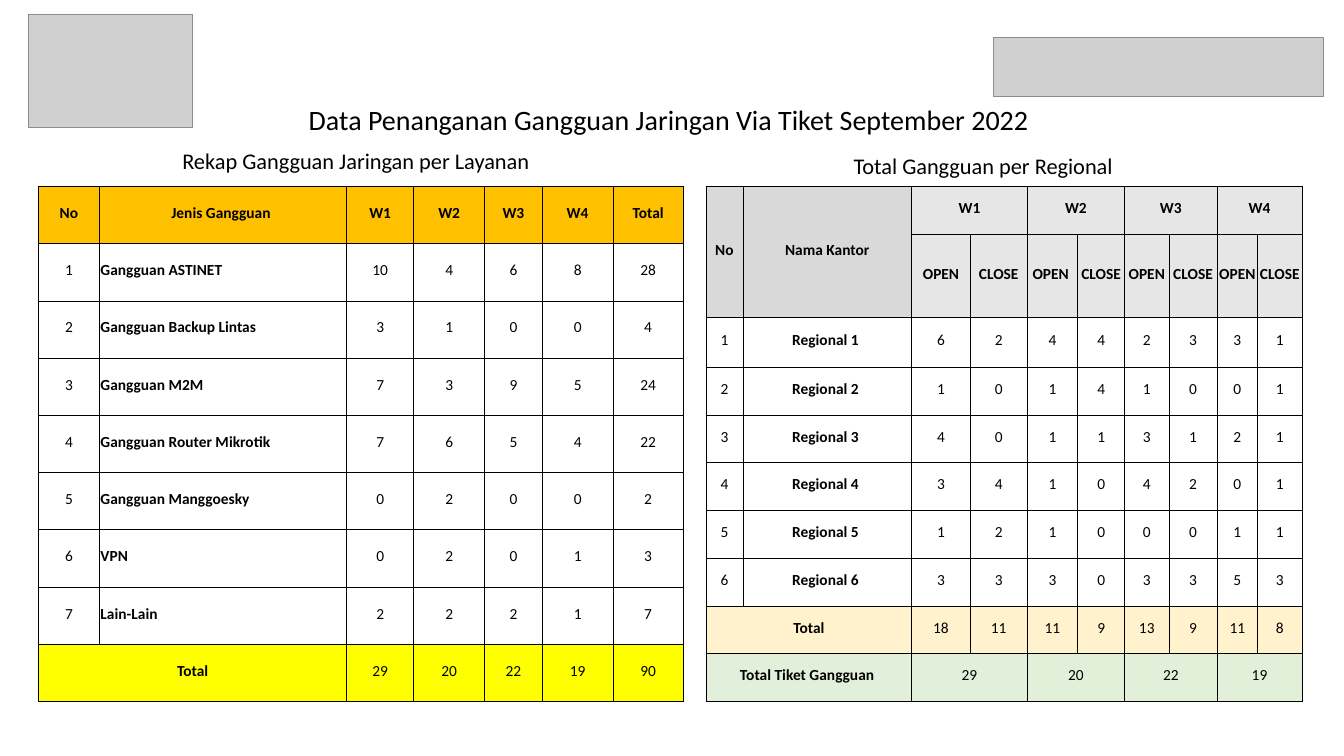
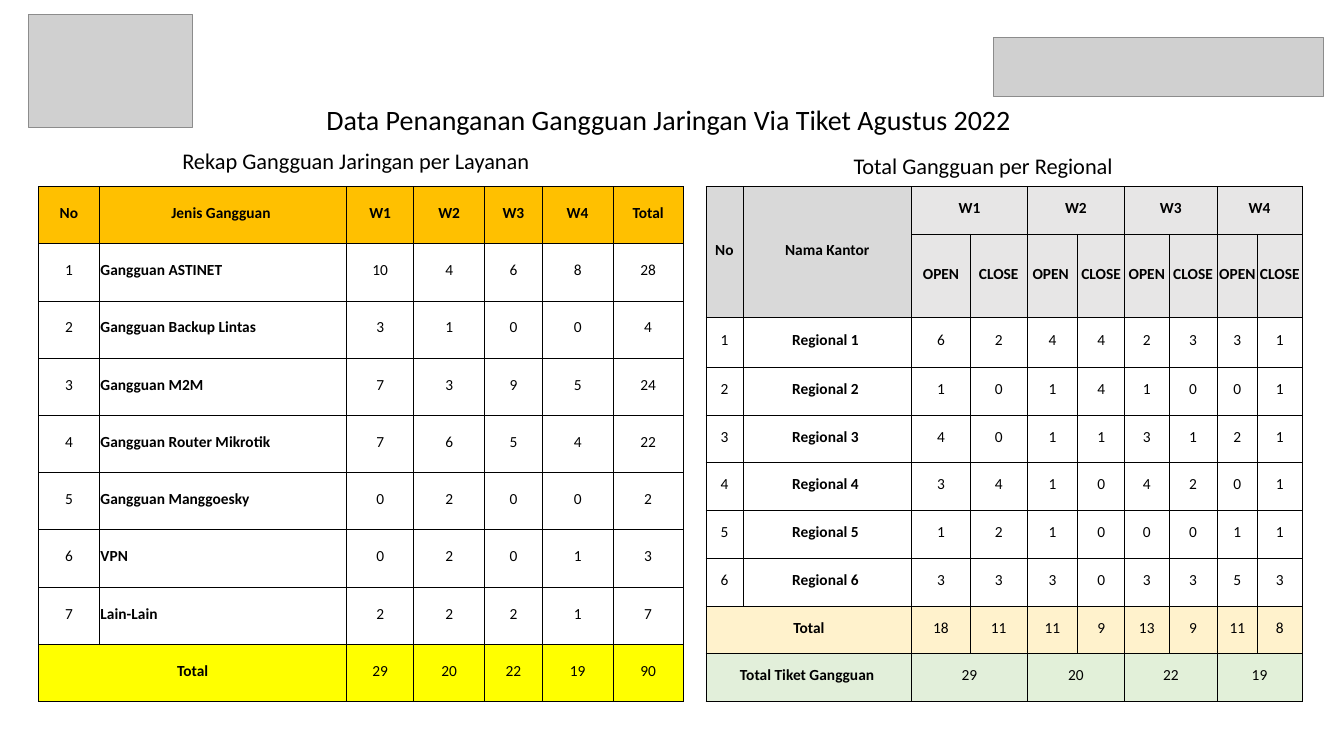
Before and after one commit to mradityae/protocp, a slide deck: slide 2 of data/LAPORAN_TIKET.pptx (slide 4 before the commit). Drawn at 1344x756 pixels with LibreOffice and Linux fonts; fonts in the diff are those of the drawing; grey boxes stand for pictures. Boxes give left, top, right and bottom in pixels: in the first picture for what was removed or moved away, otherwise in the second. Text is boxed around its words. In the diff, an @@ line names an element or a change of style, - is before the commit and + after.

```diff
--- a/data/LAPORAN_TIKET.pptx
+++ b/data/LAPORAN_TIKET.pptx
@@ title at (326,110,1011,135): text changed @@
-Data Penanganan Gangguan Jaringan Via Tiket September 2022
+Data Penanganan Gangguan Jaringan Via Tiket Agustus 2022
```
Also in this commit, not shown: 1 other slide changed, 5 slides removed, 11 other files.
